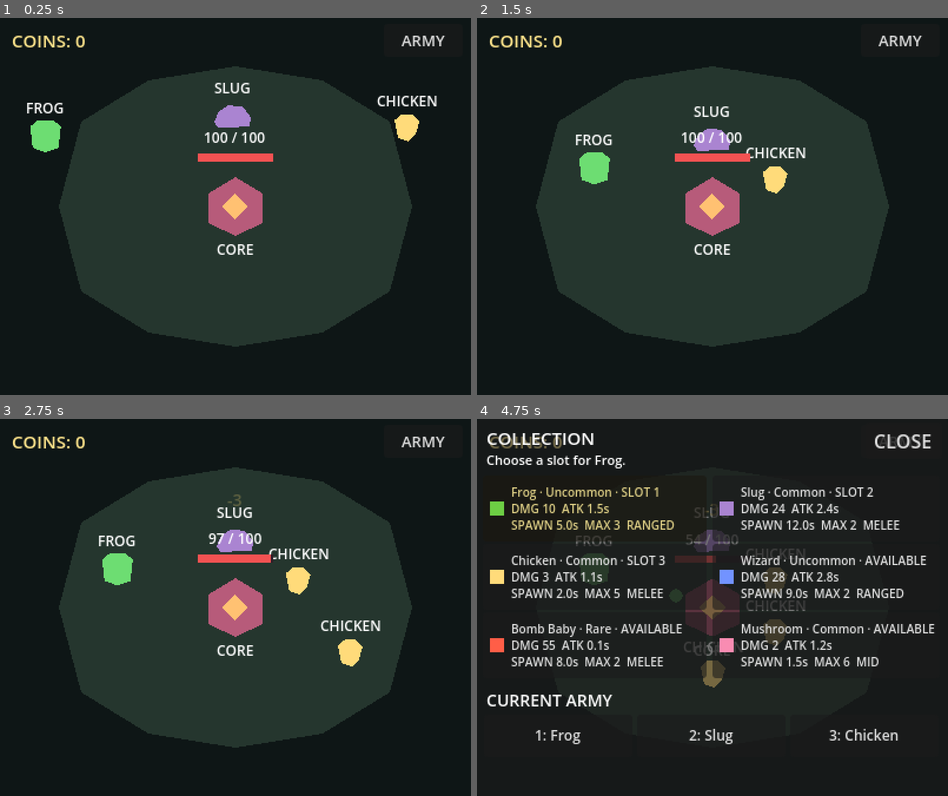
Above: before the commit, frames 1-4 (two rows, left to right).
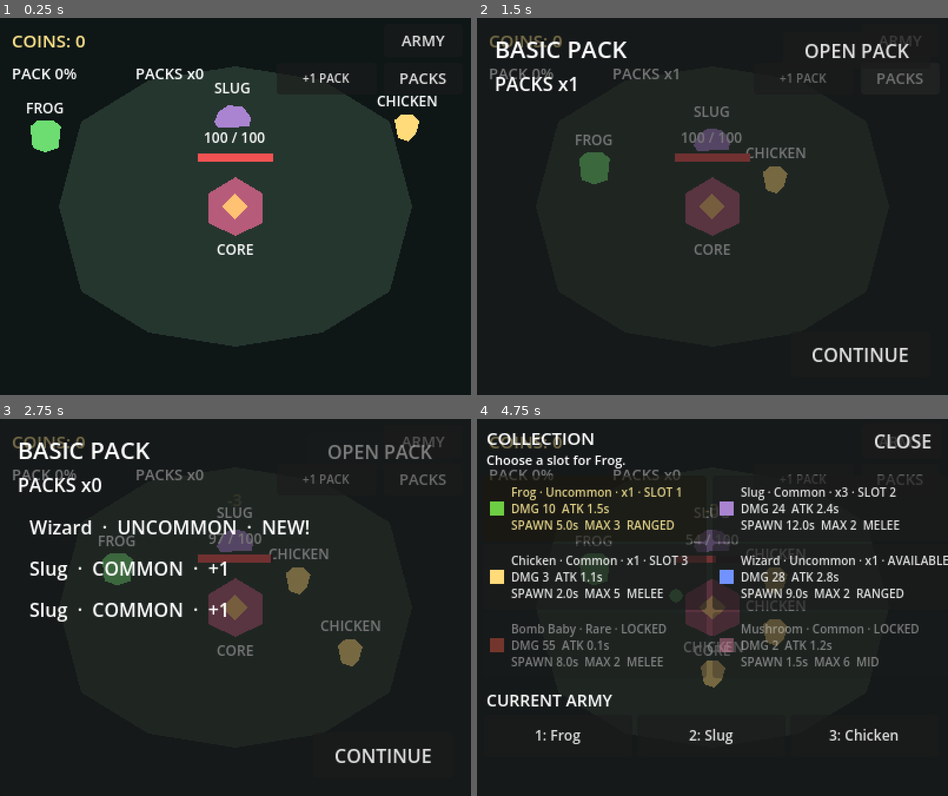
Above: after the commit, the same moments.

Repository: imnotpan/CoreCritter
Game: Godot game, scene res://main.tscn
Two runs of this game, one before a commit and one after it. Both use one fixed random seed, a clock stepped at 60 frames per second and the inputs below.
Inputs (mouse positions are in pixels of both pictures, inside the frame that each line leads up to):
- Up to frame 1 (0.25 s): no input
- Up to frame 2 (1.5 s): click (801, 78) at 0.5 s, where only the run after the commit has a clickable "+1 PACK"; click (900, 78) at 1.25 s, where only the run after the commit has a clickable "PACKS"
- Up to frame 3 (2.75 s): click (381, 452) at 2 s, where only the run after the commit has a clickable "OPEN PACK"
- Up to frame 4 (4.75 s): click (858, 754) at 2.75 s, where only the run after the commit has a clickable "CONTINUE"; click "ARMY" at 3.5 s; click (594, 509) at 4.25 s, where only the run before the commit has a clickable "Frog · Uncommon · SLOT 1 DMG …"

The runs differ from the first frame. In frame 1, 0.7% of the frame differs, in the area x 2-95%, y 13-18%; in frame 2, 6.2%; in frame 3, 8.7%, in the area x 2-95%, y 4-92%; in frame 4, 4.0%.

Commit message:
feat: add passive pack reward and opening loop

Diff:
--- a/game/cards/card_collection.gd
+++ b/game/cards/card_collection.gd
@@ -2,27 +2,28 @@
 extends RefCounted
 
 signal cards_changed
+signal card_unlocked(card: CardData)
 
 var cards: Array[CardData] = []
-var unlocked_ids: Dictionary = {}
+var owned_copies: Dictionary = {}
 
 
 func configure(available_cards: Array[CardData]) -> void:
 	cards = available_cards.duplicate()
-	unlocked_ids.clear()
+	owned_copies.clear()
 	cards_changed.emit()
 
 
 func get_owned_cards() -> Array[CardData]:
+	return get_unlocked_cards()
+
+
+func get_unlocked_cards() -> Array[CardData]:
 	var owned: Array[CardData] = []
 	for card: CardData in cards:
 		if is_unlocked(card):
 			owned.append(card)
 	return owned
-
-
-func get_unlocked_cards() -> Array[CardData]:
-	return get_owned_cards()
 
 
 func get_locked_cards() -> Array[CardData]:
@@ -34,18 +35,20 @@
 
 
 func is_unlocked(card: CardData) -> bool:
-	return card != null and cards.has(card) and unlocked_ids.has(card.id)
+	return get_owned_copies(card) > 0
 
 
-func unlock(card: CardData) -> void:
-	if card == null or not cards.has(card) or is_unlocked(card):
-		return
-	unlocked_ids[card.id] = true
-	cards_changed.emit()
+func get_owned_copies(card: CardData) -> int:
+	if card == null or not cards.has(card):
+		return 0
+	return int(owned_copies.get(card.id, 0))
 
 
-func lock(card: CardData) -> void:
-	if card == null or not is_unlocked(card):
+func add_copy(card: CardData, amount: int = 1) -> void:
+	if card == null or not cards.has(card) or amount <= 0:
 		return
-	unlocked_ids.erase(card.id)
+	var was_locked := not is_unlocked(card)
+	owned_copies[card.id] = get_owned_copies(card) + amount
+	if was_locked:
+		card_unlocked.emit(card)
 	cards_changed.emit()
--- a/game/main/main.gd
+++ b/game/main/main.gd
@@ -3,26 +3,42 @@
 const OverlayController = preload("res://game/desktop/overlay_controller.gd")
 
 @export var development_cards: Array[CardData] = []
+@export var basic_pack: PackData
 
 @onready var game_session: GameSession = $GameSession
 @onready var status_label: Label = $UI/StatusLabel
 @onready var coin_hud: Label = $UI/CoinHUD
 @onready var army_builder: ArmyBuilder = $UI/ArmyBuilder
 @onready var army_button: Button = $UI/ArmyButton
+@onready var pack_progress_label: Label = $UI/PackProgress
+@onready var pack_count_label: Label = $UI/PackCount
+@onready var packs_button: Button = $UI/PacksButton
+@onready var debug_pack_button: Button = $UI/DebugPackButton
+@onready var pack_opening: PackOpening = $UI/PackOpening
 
 var collection := CardCollection.new()
 var loadout := ArmyLoadout.new()
+var pack_generator := PackGenerator.new()
 
 
 func _ready() -> void:
 	OverlayController.configure(get_window())
 	collection.configure(development_cards)
-	for card: CardData in development_cards:
-		collection.unlock(card)
+	for card: CardData in development_cards.slice(0, ArmyLoadout.SLOT_COUNT):
+		collection.add_copy(card)
 	loadout.configure(collection, development_cards.slice(0, ArmyLoadout.SLOT_COUNT))
 	game_session.set_loadout(loadout)
 	army_builder.configure(collection, loadout)
 	army_button.pressed.connect(army_builder.open)
+	packs_button.pressed.connect(_open_packs)
+	pack_opening.open_requested.connect(_open_pack)
+	game_session.pack_progress.progress_changed.connect(_show_pack_progress)
+	game_session.pack_inventory.count_changed.connect(_show_pack_count)
+	debug_pack_button.visible = OS.is_debug_build()
+	if OS.is_debug_build():
+		debug_pack_button.pressed.connect(func() -> void: game_session.pack_inventory.add_pack())
+	_show_pack_progress(game_session.pack_progress.progress)
+	_show_pack_count(game_session.pack_inventory.get_pack_count())
 	game_session.core_destroyed.connect(_on_core_destroyed)
 	game_session.core_restored.connect(_on_core_restored)
 	game_session.wallet.coins_changed.connect(coin_hud.show_coins)
@@ -36,3 +52,32 @@
 
 func _on_core_restored() -> void:
 	status_label.visible = false
+
+
+func _show_pack_progress(progress: float) -> void:
+	pack_progress_label.text = "PACK %d%%" % floori(progress * 100.0)
+
+
+func _show_pack_count(count: int) -> void:
+	pack_count_label.text = "PACKS x%d" % count
+	pack_opening.set_pack_count(count)
+
+
+func _open_packs() -> void:
+	army_builder.hide()
+	pack_opening.show_inventory(basic_pack.display_name, game_session.pack_inventory.get_pack_count())
+
+
+func _open_pack() -> void:
+	if game_session.pack_inventory.get_pack_count() <= 0:
+		return
+	var results := pack_generator.generate(basic_pack, development_cards, collection)
+	if results.size() != basic_pack.cards_per_pack:
+		return
+	if not game_session.pack_inventory.consume_pack():
+		return
+	var new_flags: Array[bool] = []
+	for card: CardData in results:
+		new_flags.append(not collection.is_unlocked(card))
+		collection.add_copy(card)
+	pack_opening.show_results(basic_pack.display_name, results, new_flags)
--- a/game/main/main.tscn
+++ b/game/main/main.tscn
@@ -11,10 +11,13 @@
 [ext_resource type="Resource" path="res://game/cards/bomb_baby.tres" id="9_bomb"]
 [ext_resource type="Resource" path="res://game/cards/mushroom.tres" id="10_mushroom"]
 [ext_resource type="PackedScene" path="res://game/ui/army_builder.tscn" id="11_builder"]
+[ext_resource type="Resource" path="res://game/packs/basic_pack.tres" id="12_pack"]
+[ext_resource type="PackedScene" path="res://game/ui/pack_opening.tscn" id="13_pack_opening"]
 
 [node name="Main" type="Node2D"]
 script = ExtResource("1_main")
 development_cards = Array[ExtResource("4_card_data")]([ExtResource("5_frog"), ExtResource("6_slug"), ExtResource("7_chicken"), ExtResource("8_wizard"), ExtResource("9_bomb"), ExtResource("10_mushroom")])
+basic_pack = ExtResource("12_pack")
 
 [node name="GameSession" parent="." instance=ExtResource("2_session")]
 
@@ -38,6 +41,39 @@
 theme_override_font_sizes/font_size = 13
 text = "ARMY"
 
+[node name="PackProgress" type="Label" parent="UI"]
+offset_left = 10.0
+offset_top = 38.0
+offset_right = 110.0
+offset_bottom = 61.0
+theme_override_font_sizes/font_size = 13
+text = "PACK 0%"
+
+[node name="PackCount" type="Label" parent="UI"]
+offset_left = 115.0
+offset_top = 38.0
+offset_right = 220.0
+offset_bottom = 61.0
+theme_override_font_sizes/font_size = 13
+text = "PACKS x0"
+
+[node name="DebugPackButton" type="Button" parent="UI"]
+visible = false
+offset_left = 235.0
+offset_top = 38.0
+offset_right = 320.0
+offset_bottom = 65.0
+theme_override_font_sizes/font_size = 10
+text = "+1 PACK"
+
+[node name="PacksButton" type="Button" parent="UI"]
+offset_left = 326.0
+offset_top = 38.0
+offset_right = 393.0
+offset_bottom = 65.0
+theme_override_font_sizes/font_size = 13
+text = "PACKS"
+
 [node name="StatusLabel" type="Label" parent="UI"]
 visible = false
 offset_left = 80.0
@@ -50,3 +86,5 @@
 horizontal_alignment = 1
 
 [node name="ArmyBuilder" parent="UI" instance=ExtResource("11_builder")]
+
+[node name="PackOpening" parent="UI" instance=ExtResource("13_pack_opening")]
--- /dev/null
+++ b/game/packs/basic_pack.tres
@@ -0,0 +1,13 @@
+[gd_resource type="Resource" script_class="PackData" load_steps=2 format=3]
+
+[ext_resource type="Script" path="res://game/packs/pack_data.gd" id="1_pack"]
+
+[resource]
+script = ExtResource("1_pack")
+id = &"basic"
+display_name = "BASIC PACK"
+cards_per_pack = 3
+common_weight = 70.0
+uncommon_weight = 25.0
+rare_weight = 5.0
+guarantee_new_card_if_available = true
--- /dev/null
+++ b/game/packs/pack_data.gd
@@ -0,0 +1,10 @@
+class_name PackData
+extends Resource
+
+@export var id: StringName
+@export var display_name: String
+@export_range(1, 20, 1) var cards_per_pack: int = 3
+@export_range(0.0, 1000.0) var common_weight: float = 70.0
+@export_range(0.0, 1000.0) var uncommon_weight: float = 25.0
+@export_range(0.0, 1000.0) var rare_weight: float = 5.0
+@export var guarantee_new_card_if_available: bool = true
--- /dev/null
+++ b/game/packs/pack_generator.gd
@@ -0,0 +1,60 @@
+class_name PackGenerator
+extends RefCounted
+
+
+func generate(pack: PackData, available_cards: Array[CardData], collection: CardCollection, rng: RandomNumberGenerator = null) -> Array[CardData]:
+	var results: Array[CardData] = []
+	if pack == null or collection == null or available_cards.is_empty():
+		return results
+	if rng == null:
+		rng = RandomNumberGenerator.new()
+		rng.randomize()
+	var valid_cards: Array[CardData] = []
+	for card: CardData in available_cards:
+		if card != null and collection.cards.has(card):
+			valid_cards.append(card)
+	if valid_cards.is_empty():
+		return results
+	if pack.guarantee_new_card_if_available:
+		var locked: Array[CardData] = []
+		for card: CardData in valid_cards:
+			if not collection.is_unlocked(card):
+				locked.append(card)
+		if not locked.is_empty():
+			results.append(_pick_weighted(pack, locked, rng))
+	while results.size() < pack.cards_per_pack:
+		results.append(_pick_weighted(pack, valid_cards, rng))
+	return results
+
+
+func _pick_weighted(pack: PackData, cards: Array[CardData], rng: RandomNumberGenerator) -> CardData:
+	var total := 0.0
+	var available_rarities: Array[CardData.Rarity] = []
+	for card: CardData in cards:
+		if not available_rarities.has(card.rarity):
+			available_rarities.append(card.rarity)
+	for rarity: CardData.Rarity in available_rarities:
+		total += _rarity_weight(pack, rarity)
+	if total <= 0.0:
+		return cards[rng.randi_range(0, cards.size() - 1)]
+	var roll := rng.randf() * total
+	var chosen_rarity: CardData.Rarity = available_rarities.back()
+	for rarity: CardData.Rarity in available_rarities:
+		roll -= _rarity_weight(pack, rarity)
+		if roll < 0.0:
+			chosen_rarity = rarity
+			break
+	var matching: Array[CardData] = []
+	for card: CardData in cards:
+		if card.rarity == chosen_rarity:
+			matching.append(card)
+	return matching[rng.randi_range(0, matching.size() - 1)]
+
+
+func _rarity_weight(pack: PackData, rarity: CardData.Rarity) -> float:
+	match rarity:
+		CardData.Rarity.UNCOMMON:
+			return pack.uncommon_weight
+		CardData.Rarity.RARE:
+			return pack.rare_weight
+	return pack.common_weight
--- /dev/null
+++ b/game/packs/pack_inventory.gd
@@ -0,0 +1,25 @@
+class_name PackInventory
+extends RefCounted
+
+signal count_changed(count: int)
+
+var pack_count := 0
+
+
+func add_pack(amount: int = 1) -> void:
+	if amount <= 0:
+		return
+	pack_count += amount
+	count_changed.emit(pack_count)
+
+
+func consume_pack() -> bool:
+	if pack_count <= 0:
+		return false
+	pack_count -= 1
+	count_changed.emit(pack_count)
+	return true
+
+
+func get_pack_count() -> int:
+	return pack_count
--- /dev/null
+++ b/game/packs/pack_progress.gd
@@ -0,0 +1,29 @@
+class_name PackProgress
+extends RefCounted
+
+signal progress_changed(progress: float)
+signal packs_earned(amount: int)
+
+var seconds_per_pack: float = 600.0
+var core_destroyed_progress_bonus: float = 0.25
+var progress: float = 0.0
+
+
+func advance_time(delta: float) -> void:
+	if delta > 0.0 and seconds_per_pack > 0.0:
+		add_progress(delta / seconds_per_pack)
+
+
+func on_core_destroyed() -> void:
+	add_progress(core_destroyed_progress_bonus)
+
+
+func add_progress(amount: float) -> void:
+	if amount <= 0.0:
+		return
+	progress += amount
+	var earned := floori(progress)
+	if earned > 0:
+		progress -= float(earned)
+		packs_earned.emit(earned)
+	progress_changed.emit(progress)
--- a/game/session/game_session.gd
+++ b/game/session/game_session.gd
@@ -10,14 +10,26 @@
 @onready var threats: Threats = $Threats
 @onready var wallet: Wallet = $Wallet
 
+@export var seconds_per_pack: float = 600.0
+@export var core_destroyed_progress_bonus: float = 0.25
+
+var pack_progress := PackProgress.new()
+var pack_inventory := PackInventory.new()
 var resetting := false
 
 
 func _ready() -> void:
+	pack_progress.seconds_per_pack = seconds_per_pack
+	pack_progress.core_destroyed_progress_bonus = core_destroyed_progress_bonus
+	pack_progress.packs_earned.connect(pack_inventory.add_pack)
 	army.configure(units, core)
 	threats.configure(units)
 	threats.fly_clicked.connect(_on_fly_clicked)
 	core.destroyed.connect(_on_core_destroyed)
+
+
+func _process(delta: float) -> void:
+	pack_progress.advance_time(delta)
 
 
 func start() -> void:
@@ -39,6 +51,7 @@
 	resetting = true
 	army.stop()
 	wallet.add_coins(50)
+	pack_progress.on_core_destroyed()
 	for unit: Node in units.get_children():
 		unit.queue_free()
 	core_destroyed.emit()
--- a/game/ui/army_builder.gd
+++ b/game/ui/army_builder.gd
@@ -56,6 +56,8 @@
 	var selected := "SLOT %d" % (equipped.find(card) + 1) if equipped.has(card) else "AVAILABLE"
 	if not collection.is_unlocked(card):
 		selected = "LOCKED"
+	else:
+		selected = "x%d · %s" % [collection.get_owned_copies(card), selected]
 	var unit := card.unit_data
 	var profile: String = UnitData.AttackProfile.keys()[unit.attack_profile]
 	return "%s · %s · %s\nDMG %d  ATK %.1fs\nSPAWN %.1fs  MAX %d  %s" % [
--- /dev/null
+++ b/game/ui/pack_opening.gd
@@ -0,0 +1,47 @@
+class_name PackOpening
+extends Control
+
+signal open_requested
+
+@onready var title_label: Label = $Panel/Title
+@onready var count_label: Label = $Panel/Count
+@onready var open_button: Button = $Panel/Open
+@onready var continue_button: Button = $Panel/Continue
+@onready var results_list: VBoxContainer = $Panel/Results
+
+
+func _ready() -> void:
+	open_button.pressed.connect(func() -> void: open_requested.emit())
+	continue_button.pressed.connect(hide)
+
+
+func show_inventory(pack_name: String, count: int) -> void:
+	title_label.text = pack_name
+	_clear_results()
+	set_pack_count(count)
+	visible = true
+
+
+func set_pack_count(count: int) -> void:
+	count_label.text = "PACKS x%d" % count
+	open_button.disabled = count <= 0
+
+
+func show_results(pack_name: String, cards: Array[CardData], new_flags: Array[bool]) -> void:
+	title_label.text = pack_name
+	_clear_results()
+	for index: int in range(cards.size()):
+		var label := Label.new()
+		label.text = "%s  ·  %s  ·  %s" % [
+			cards[index].display_name,
+			cards[index].rarity_name().to_upper(),
+			"NEW!" if new_flags[index] else "+1"
+		]
+		label.add_theme_font_size_override("font_size", 16)
+		results_list.add_child(label)
+
+
+func _clear_results() -> void:
+	for child: Node in results_list.get_children():
+		results_list.remove_child(child)
+		child.queue_free()
--- /dev/null
+++ b/game/ui/pack_opening.tscn
@@ -0,0 +1,57 @@
+[gd_scene load_steps=2 format=3]
+
+[ext_resource type="Script" path="res://game/ui/pack_opening.gd" id="1_pack_opening"]
+
+[node name="PackOpening" type="Control"]
+visible = false
+layout_mode = 3
+anchors_preset = 15
+anchor_right = 1.0
+anchor_bottom = 1.0
+grow_horizontal = 2
+grow_vertical = 2
+script = ExtResource("1_pack_opening")
+
+[node name="Panel" type="Panel" parent="."]
+layout_mode = 1
+anchors_preset = 15
+anchor_right = 1.0
+anchor_bottom = 1.0
+grow_horizontal = 2
+grow_vertical = 2
+
+[node name="Title" type="Label" parent="Panel"]
+offset_left = 15.0
+offset_top = 12.0
+offset_right = 250.0
+offset_bottom = 38.0
+theme_override_font_sizes/font_size = 20
+text = "BASIC PACK"
+
+[node name="Count" type="Label" parent="Panel"]
+offset_left = 15.0
+offset_top = 44.0
+offset_right = 200.0
+offset_bottom = 65.0
+text = "PACKS x0"
+
+[node name="Open" type="Button" parent="Panel"]
+offset_left = 260.0
+offset_top = 12.0
+offset_right = 385.0
+offset_bottom = 43.0
+text = "OPEN PACK"
+
+[node name="Results" type="VBoxContainer" parent="Panel"]
+offset_left = 25.0
+offset_top = 80.0
+offset_right = 380.0
+offset_bottom = 235.0
+theme_override_constants/separation = 12
+
+[node name="Continue" type="Button" parent="Panel"]
+offset_left = 266.0
+offset_top = 266.0
+offset_right = 385.0
+offset_bottom = 305.0
+text = "CONTINUE"
--- /dev/null
+++ b/tests/test_packs.gd
@@ -0,0 +1,58 @@
+extends SceneTree
+
+var failures := 0
+
+
+func _initialize() -> void:
+	var frog: CardData = load("res://game/cards/frog.tres")
+	var slug: CardData = load("res://game/cards/slug.tres")
+	var wizard: CardData = load("res://game/cards/wizard.tres")
+	var cards: Array[CardData] = [frog, slug, wizard]
+	var pack: PackData = load("res://game/packs/basic_pack.tres")
+	var collection := CardCollection.new()
+	collection.configure(cards)
+	collection.add_copy(frog)
+	collection.add_copy(slug)
+	var rng := RandomNumberGenerator.new()
+	rng.seed = 12345
+	var generator := PackGenerator.new()
+	for iteration: int in range(100):
+		var results := generator.generate(pack, cards, collection, rng)
+		_check(results.size() == pack.cards_per_pack, "configured card count")
+		_check(results.all(func(card: CardData) -> bool: return cards.has(card)), "only available cards")
+		_check(results.has(wizard), "new card guaranteed")
+	collection.add_copy(wizard)
+	pack.guarantee_new_card_if_available = false
+	pack.common_weight = 0.0
+	pack.uncommon_weight = 1.0
+	pack.rare_weight = 0.0
+	for iteration: int in range(100):
+		var results := generator.generate(pack, cards, collection, rng)
+		_check(results.size() == pack.cards_per_pack, "full collection still generates")
+		_check(results.all(func(card: CardData) -> bool: return cards.has(card)), "full collection valid cards")
+		_check(results.all(func(card: CardData) -> bool: return card.rarity == CardData.Rarity.UNCOMMON), "rarity weights select available rarity")
+	var unlocks := [0]
+	collection.card_unlocked.connect(func(_card: CardData) -> void: unlocks[0] += 1)
+	collection.add_copy(frog, 2)
+	_check(collection.get_owned_copies(frog) == 3, "duplicate copies accumulate")
+	_check(unlocks[0] == 0, "duplicates do not unlock again")
+	var earned := [0]
+	var progress := PackProgress.new()
+	progress.packs_earned.connect(func(amount: int) -> void: earned[0] += amount)
+	progress.add_progress(2.25)
+	_check(earned[0] == 2 and is_equal_approx(progress.progress, 0.25), "progress overflow awards two packs")
+	progress.on_core_destroyed()
+	_check(is_equal_approx(progress.progress, 0.5), "core bonus adds progress")
+	var inventory := PackInventory.new()
+	inventory.add_pack(earned[0])
+	_check(inventory.get_pack_count() == 2 and inventory.consume_pack(), "inventory consumes one")
+	_check(inventory.get_pack_count() == 1, "inventory preserves remaining pack")
+	if failures == 0:
+		print("Pack tests passed.")
+	quit(0 if failures == 0 else 1)
+
+
+func _check(condition: bool, description: String) -> void:
+	if not condition:
+		failures += 1
+		push_error("Pack test failed: " + description)
Not shown: 1 places in game/main/main.tscn that only renumber resources
Not shown, added: game/packs/pack_data.gd.uid
Not shown, added: game/packs/pack_generator.gd.uid
Not shown, added: game/packs/pack_inventory.gd.uid
Not shown, added: game/packs/pack_progress.gd.uid
Not shown, added: game/ui/pack_opening.gd.uid
Not shown, added: tests/test_packs.gd.uid
